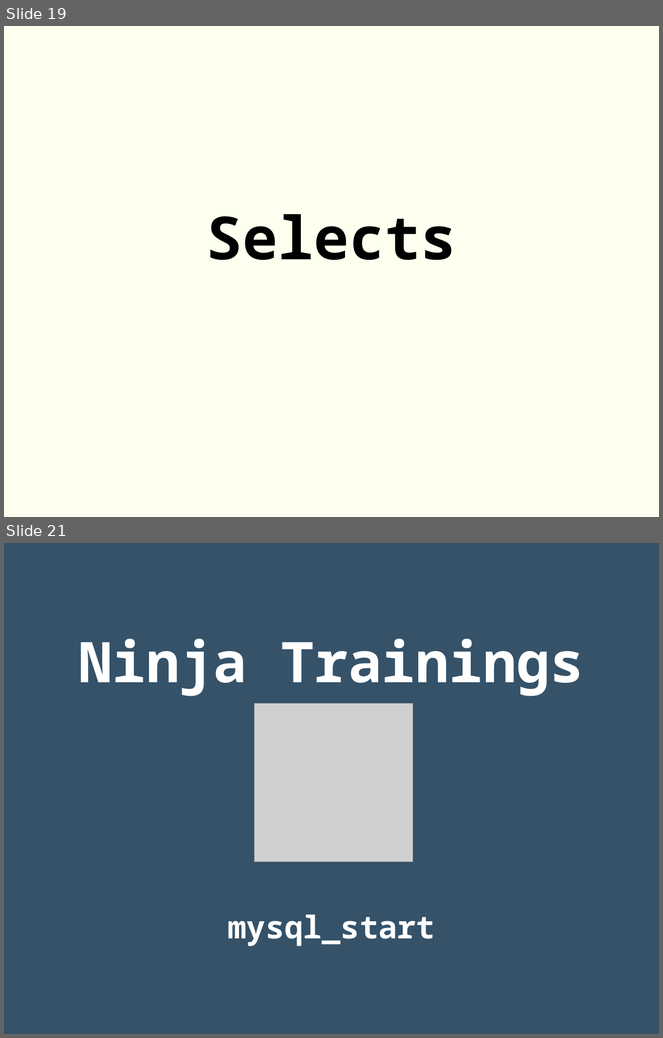
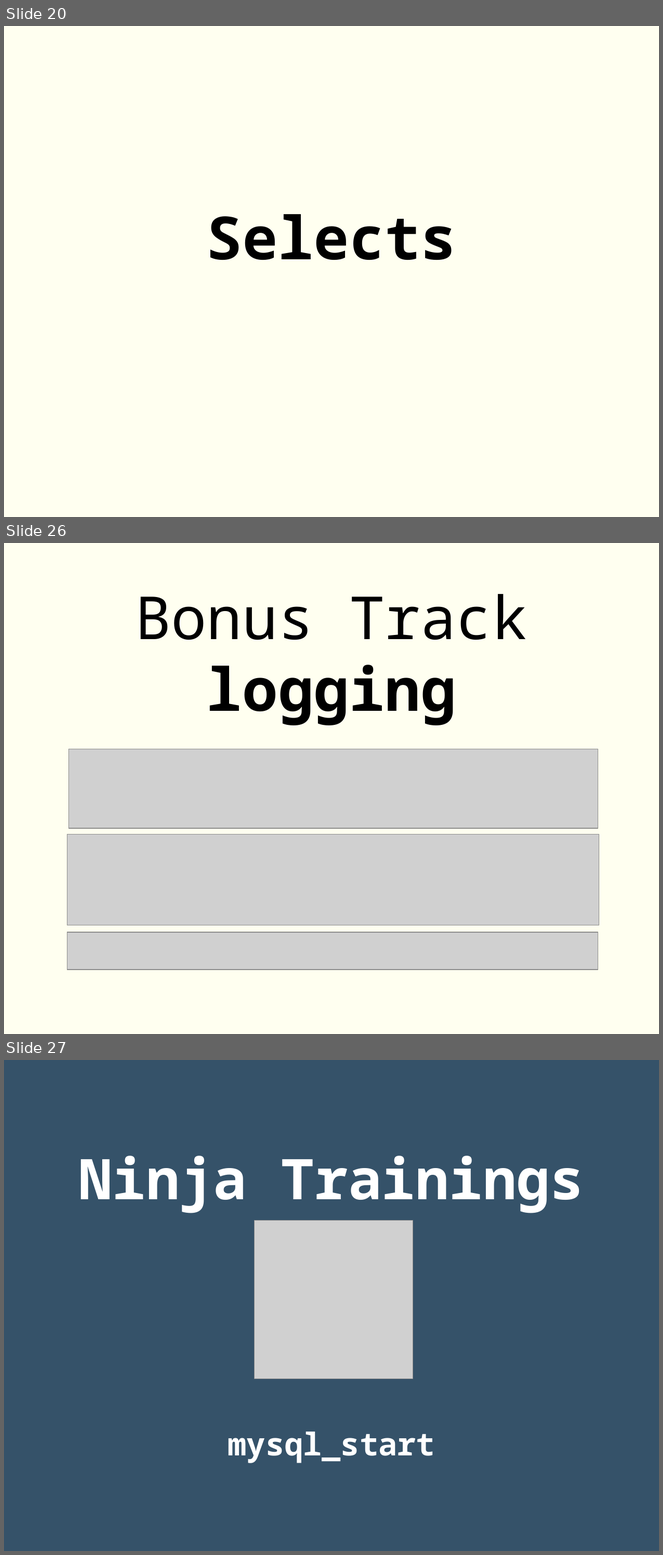
Before and after one commit to rgmf/dwes, a slide deck: unidades/06_acceso_a_bases_de_datos/presentacion/bbdd.odp. Shown one above the other, each under a label of ours: slides 19 and 21 before the commit, slides 20, 26 and 27 after it; the slides between them are not shown. The pictures are 663x1038 and 663x1555 pixels, drawn with LibreOffice and Linux fonts; fonts in the diff are those of the drawing; grey boxes stand for pictures. Boxes give left, top, right and bottom in pixels: in the first picture for what was removed or moved away, otherwise in the second. Text is boxed around its words. In the diff, an @@ line names an element or a change of style, - is before the commit and + after.

```diff
--- a/unidades/06_acceso_a_bases_de_datos/presentacion/bbdd.odp
+++ b/unidades/06_acceso_a_bases_de_datos/presentacion/bbdd.odp
@@ slide 26 added at bbox=[4, 543, 659, 1034], background #FFFFF0 @@
@@ text added at bbox=[136, 594, 528, 726], 72 pt, text #000000 @@
+Bonus Track
+logging
@@ picture added at bbox=[69, 749, 598, 828] @@
@@ picture added at bbox=[67, 834, 600, 925] @@
@@ picture added at bbox=[67, 932, 598, 970] @@
@@ what was slide 19 is now slide 20 @@
@@ what was slide 21 is now slide 27 @@
```
Also in this commit, not shown: 2 slides changed, 5 other slides added, 22 other files.
